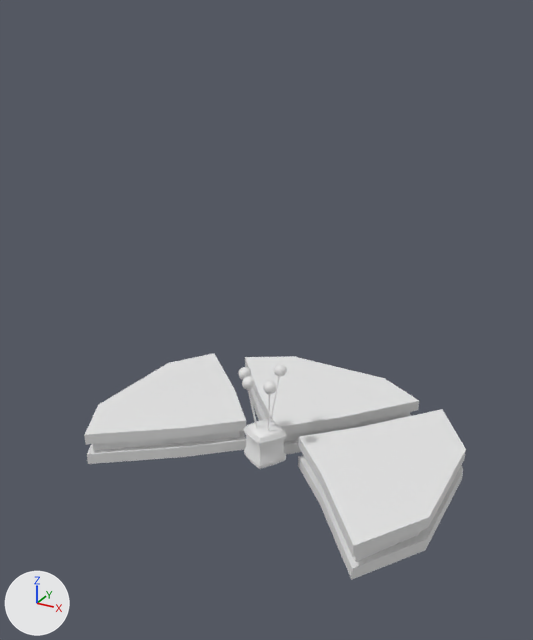
The FBX model Procedural Map Generation/Assets/AmbientAssets/IslandModels/Level.4.fbx as it was, and as the next commit left it.
Camera for both pictures: a camera (50 mm lens) standing at (25.1, -48.8, 35.0) and looking at (0.6, -4.2, 12.7). The lights are fixed; the arrows at lower left show +X, +Y and +Z. The older version comes first. Where no turn or scale is listed for an object, it has been applied to the vertices.

Script lines for the objects in view, before the commit:
```python
me_cube_001 = bpy.data.meshes.new('Cube.001')
me_cube_001.from_pydata(...)  # 610 vertices, 572 faces; spans x -2.24..1.85, y -1.82..2.28, z -3.13..4.96
me_cube_001.materials.append(mat_material_001)  # white #e7e7e7
me_cube_002 = bpy.data.meshes.new('Cube.002')
me_cube_002.from_pydata(...)  # 126 vertices, 111 faces; spans x -15.8..14.9, y -13.1..10.2, z -1.5..1.5
me_cube_002.materials.append(mat_material_001)  # white #e7e7e7
ob_alfinetes = bpy.data.objects.new('Alfinetes', me_cube_001)
ob_alfinetes.location = (-0.18, -3.28, 2.69)
ob_level_4 = bpy.data.objects.new('Level.4', me_cube_002)
ob_level_4.location = (-0.03, 1.33, 0.0)
```
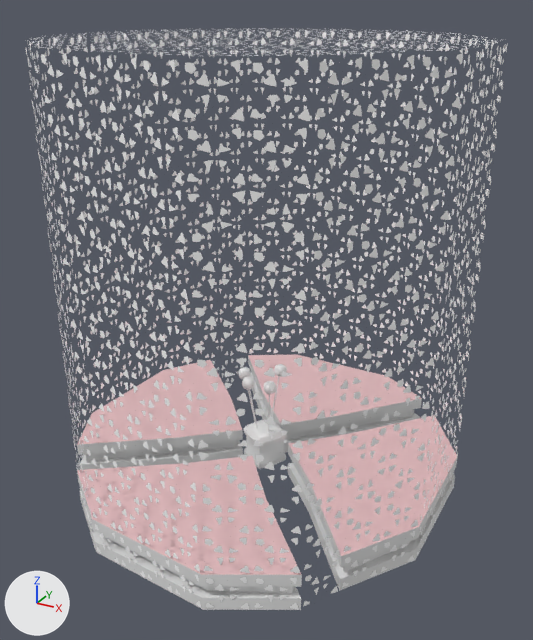
Pixel boxes (x1, y1, x2, y2) of what changed, in the pictures (533 x 640 px; the box of a moved part takes in the faces that stretch with it):
'Level.4', reshaped (13% taller): before (84, 353, 466, 580); after (77, 354, 458, 610)
'Wall.002', added: after (25, 28, 508, 610)
part 1 of me_cube_002, moved or reshaped: before (298, 409, 466, 580); after (288, 415, 458, 591)
part 2 of me_cube_002, moved or reshaped: before (245, 356, 419, 455); after (248, 354, 422, 453)
part 3 of me_cube_002, moved or reshaped: before (84, 353, 246, 464); after (77, 360, 243, 470)
part 4 of me_cube_002, added: after (77, 456, 302, 610)

The change, as a list of edits to the scene's bpy script:
```text
Add img_wallpattern_png:
    img_wallpattern_png = load_image('WallPattern.png', '../../ShaderGraph/ShaderGraphs/WallPattern.png', 512, 512, 'Non-Color')
Add mat_floor:
    mat_floor = principled_material('Floor')
    mat_floor.base_color = (0.8, 0.515, 0.532)  # pink #e7bec1
Add mat_wall:
    mat_wall = bpy.data.materials.new('Wall')
    # uses the picture img_wallpattern_png
Change me_cube_002:
    used by ob_level_4; location = (-0.03, 1.33, 0.0)
    remove me_cube_002.from_pydata(...)  # 126 vertices, 111 faces; spans x -15.8..14.9, y -13.1..10.2, z -1.5..1.5
    add me_cube_002.from_pydata(...)  # 168 vertices, 148 faces; spans x -15.3..14.6, y -20.2..10.7, z -1.5..1.5
    me_cube_002 part 1: the loose piece of 42 vertices spanning x 2.2..14.9, y -13.1..7.3, z -1.5..1.4 is moved by (-0.3, -1.3, 0.0)
    me_cube_002 part 2: the loose piece of 42 vertices spanning x -9.1..9.1, y -2.5..10.2, z -1.4..1.5 is moved by (0.1, 0.5, 0.0)
    me_cube_002 part 3: the loose piece of 42 vertices spanning x -15.8..-2.9, y -11.3..6.9, z -1.4..1.5 is moved by (0.5, -1.4, 0.0)
    me_cube_002 part 4: the loose piece of 42 vertices spanning x 2.2..14.9, y -13.1..7.3, z -1.5..1.4 is copied, and the copy is turned -95 degrees about the z axis through its middle, then moved by (-8.9, -10.5, 0.0); it spans x -10.7..9.5, y -20.2..-7.1, z -1.5..1.4
    add me_cube_002.materials.append(mat_floor)  # pink #e7bec1
Add me_cube_011:
    me_cube_011.from_pydata(...)  # 444 vertices, 408 faces; spans x -15.4..14.6, y -20.2..10.8, z -1.6..32.5
    me_cube_011.materials.append(mat_wall)
Add ob_wall_002:
    ob_wall_002 = bpy.data.objects.new('Wall.002', me_cube_011)
    ob_wall_002.location = (-0.03, 1.33, 0.0)
```
